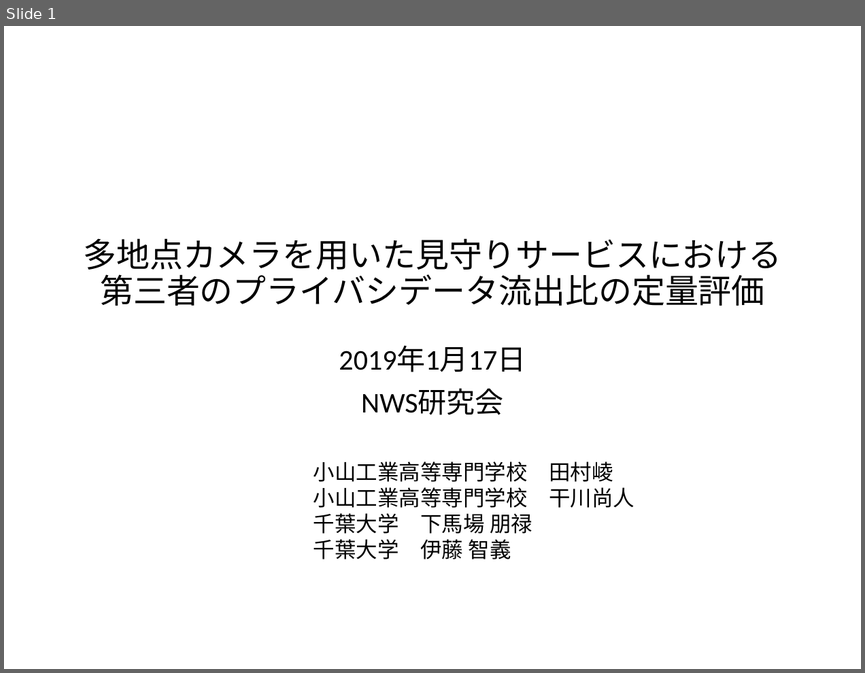
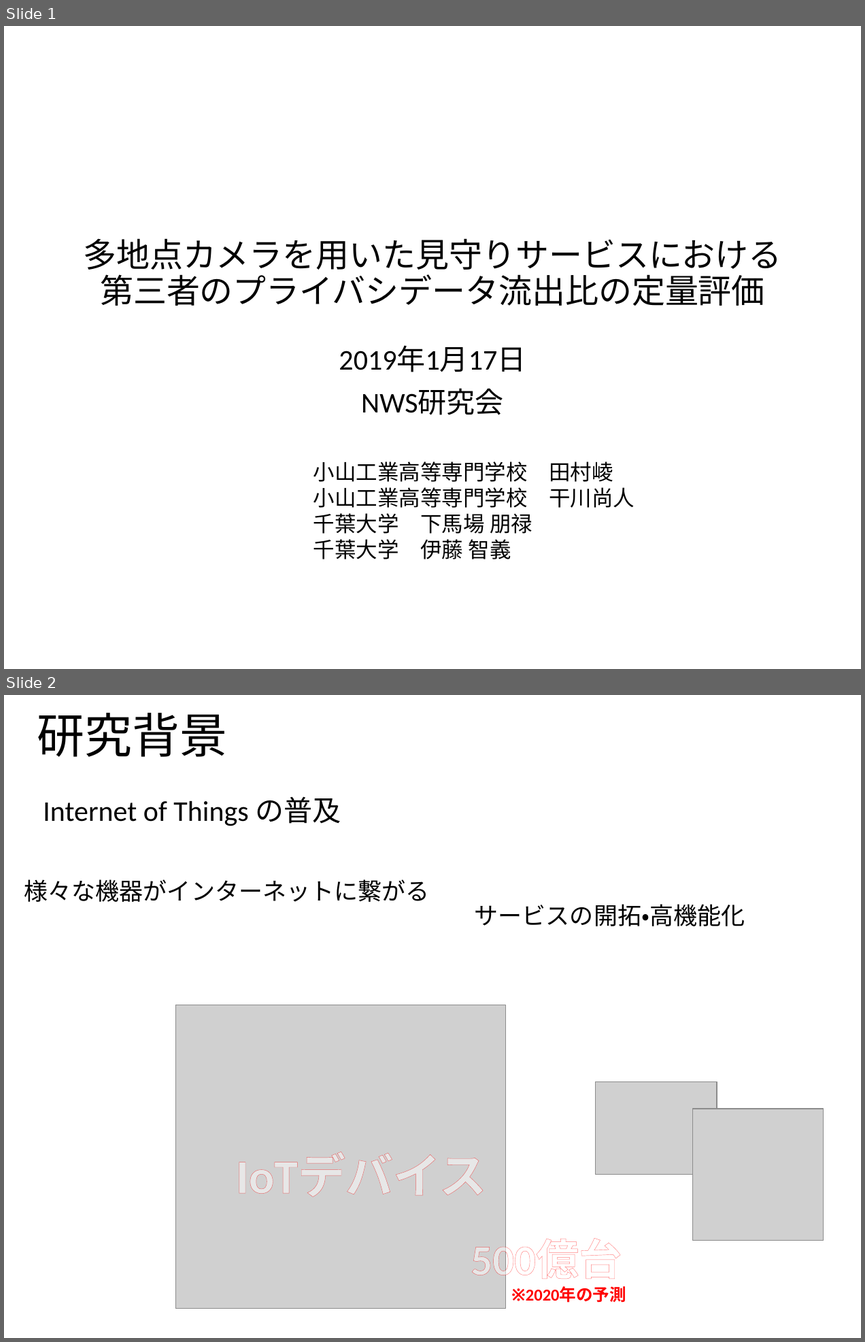
Before and after one commit to ao-megane/LplcOpenDataConverter, a slide deck: LplcOpenDataConverter/LplcOpenDataConverter/プレゼン/多地点カメラを用いた見守りサービスにおける第三者のプライバシデータ流出比の定量評価.pptx. Shown one above the other, each under a label of ours: slide 1 before the commit, slides 1 and 2 after it. The pictures are 865x673 and 865x1342 pixels, drawn with LibreOffice and Linux fonts; fonts in the diff are those of the drawing; grey boxes stand for pictures; background and template pictures are left out. Boxes give left, top, right and bottom in pixels: in the first picture for what was removed or moved away, otherwise in the second. Text is boxed around its words. In the diff, an @@ line names an element or a change of style, - is before the commit and + after.

```diff
--- a/LplcOpenDataConverter/LplcOpenDataConverter/プレゼン/多地点カメラを用いた見守りサービスにおける第三者のプライバシデータ流出比の定量評価.pptx
+++ b/LplcOpenDataConverter/LplcOpenDataConverter/プレゼン/多地点カメラを用いた見守りサービスにおける第三者のプライバシデータ流出比の定量評価.pptx
@@ slide 2 added at (4, 695, 861, 1338), background #FFFFFF @@
@@ title added at (37, 713, 227, 757), 40 pt, text #000000 @@
+研究背景
@@ text added at (43, 796, 341, 826), 24 pt, text #000000 @@
+Internet of Things の普及
@@ text added at (24, 879, 430, 902), 20 pt, text #000000 @@
+様々な機器がインターネットに繋がる
@@ text added at (475, 904, 745, 926), 20 pt, text #000000 @@
+サービスの開拓・高機能化
@@ picture added at (175, 1005, 505, 1308) @@
@@ picture added at (595, 1081, 717, 1174) @@
@@ picture added at (692, 1109, 823, 1240) @@
@@ text added at (236, 1153, 487, 1197), 40 pt, text #FFFFFF, bold @@
+IoTデバイス
@@ freeform shape added at (631, 1200, 861, 1338), fill #FFFFFF, outline #FFFFFF 0.5 pt @@
@@ text added at (470, 1238, 621, 1285), 36 pt, text #FFFFFF, bold @@
+500億台
@@ text added at (493, 1279, 644, 1308), 14 pt, text #FF0000, bold @@
+※2020年の予測
```
Also in this commit, not shown: 12 slides changed, 4 other slides added, 1 slide removed, 1 other file.
